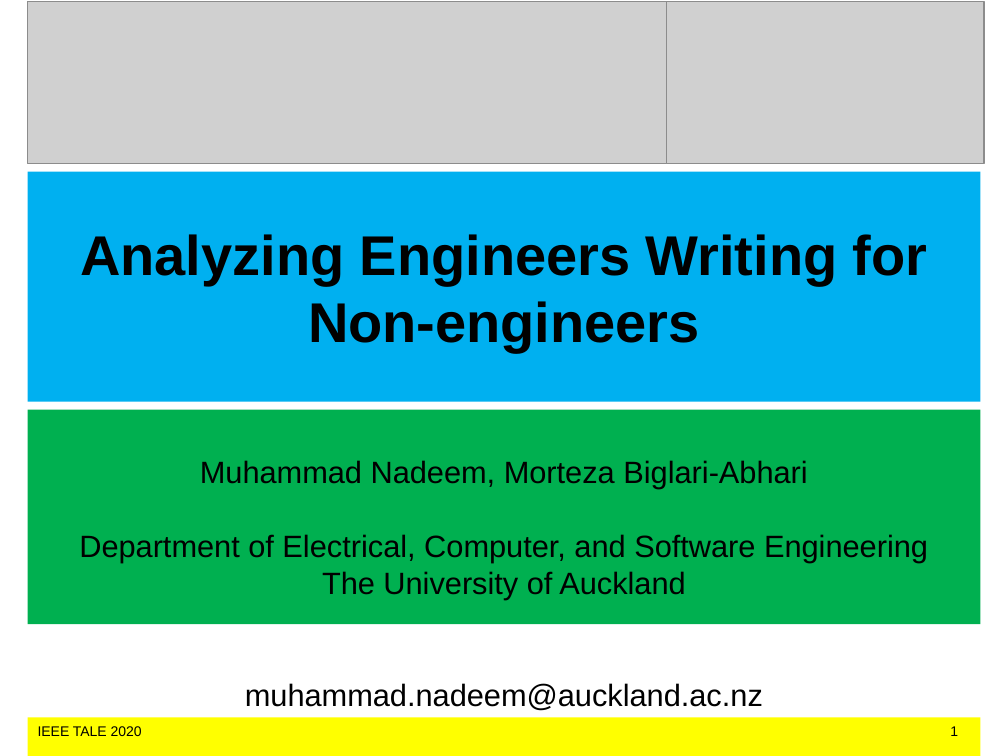
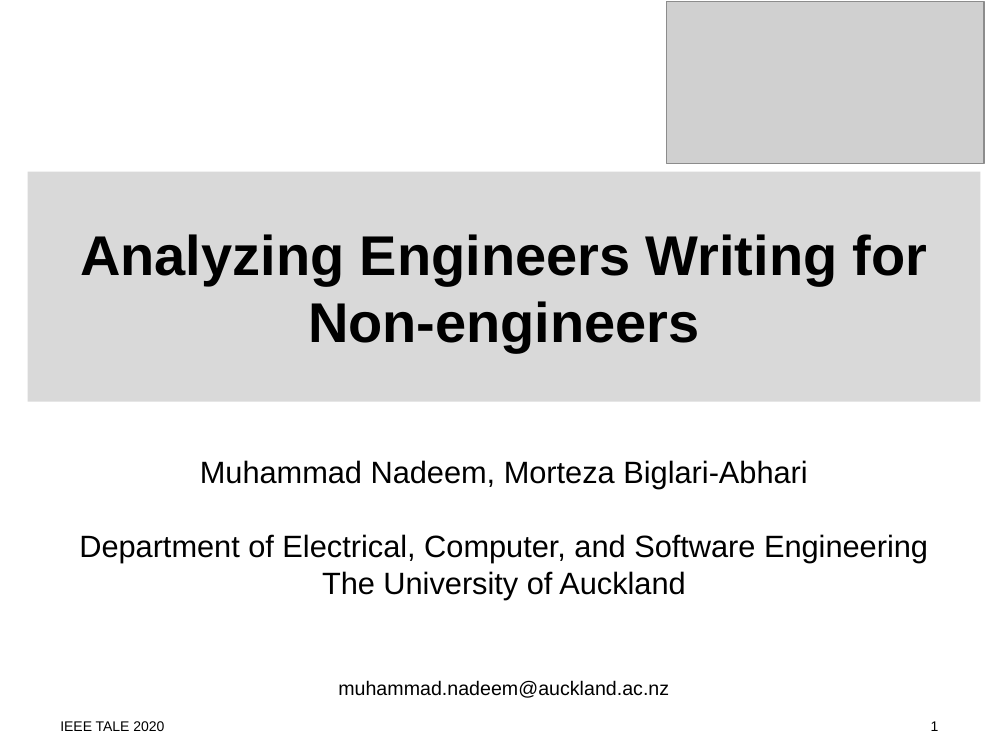
Before and after one commit to MuhammadNadeemAUM/Writing-Diet, a slide deck: slide 1 of Nadeem_IEEE TALE_259.ppt. Drawn at 1008x756 pixels with LibreOffice and Linux fonts; fonts in the diff are those of the drawing; grey boxes stand for pictures. Boxes give left, top, right and bottom in pixels: in the first picture for what was removed or moved away, otherwise in the second. Text is boxed around its words. In the diff, an @@ line names an element or a change of style, - is before the commit and + after.

```diff
--- a/Nadeem_IEEE TALE_259.ppt
+++ b/Nadeem_IEEE TALE_259.ppt
@@ picture removed at box(27, 2, 666, 163) @@
@@ title "Analyzing Engineers Writing for Non-engineers" at box(27, 171, 980, 401): fill #00B0F0 to #D9D9D9 @@
@@ subtitle "Muhammad Nadeem, Morteza Biglari-Abhari": place and size @@
-subtitle "Muhammad Nadeem, Morteza Biglari-Abhari" at box(27, 409, 980, 624)
+subtitle "Muhammad Nadeem, Morteza Biglari-Abhari" at box(79, 460, 928, 698)
@@ subtitle "Muhammad Nadeem, Morteza Biglari-Abhari" at box(79, 460, 928, 698): fill #00B050 to none @@
@@ subtitle at box(338, 680, 669, 698): size 22 to 14 pt in "muhammad.nadeem@auckland.ac.nz"; less space between paragraphs @@
@@ text: place and size @@
-text at box(27, 718, 980, 756)
+text at box(60, 721, 939, 731)
@@ text at box(60, 721, 939, 731): fill #FFFF00 to none @@
```
Also in this commit, not shown: 2 other slides changed, 11 slides added, 8 slides removed, 5 other files.
